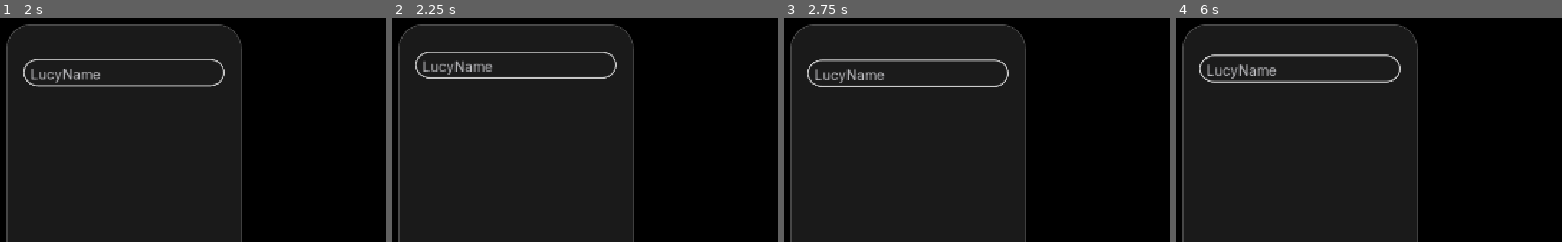
Above: before the commit, frames 1-4 (left to right).
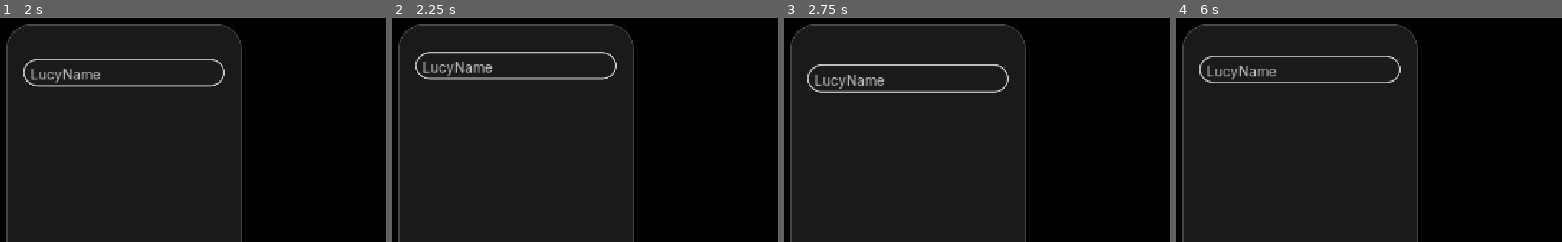
Above: after the commit, the same moments.

Repository: josephsmithberger/copy-paste-interrogate
Game: Godot game, scene res://scenes/main_window.tscn
Two runs of this game, one before a commit and one after it. Both use one fixed random seed, a clock stepped at 60 frames per second and the inputs below.
Inputs (mouse positions are % of the whole screen's width and height, from its top left):
- Up to frame 1 (2 s): click (16, 13) at 0.52 s; type "Lucy" at 0.6 s; type "Name" at 1.25 s
- Up to frame 2 (2.25 s): tap Enter at 2 s; drag from (16, 51) to (62, 28) at 2.02 s
- Up to frame 3 (2.75 s): no input
- Up to frame 4 (6 s): drag from (68, 50) to (46, 70) at 2.77 s; tap Space at 3.5, 5 s; move the mouse to (62, 28) at 3.52 s; click (62, 28) at 3.67 s; tap Enter at 4.25, 5.75 s; drag from (46, 70) to (21, 35) at 4.27 s; move the mouse to (83, 65) at 5.02 s; click (83, 65) at 5.17 s; drag from (21, 35) to (36, 25) at 5.77 s
The pictures show only the part of the screen within x 0-50%, y 0-50%; the shares and areas given below are measured in that part.

Frame 1 is identical in both runs. In frame 2, 1.4% of the frame differs, in the area x 5-59%, y 15-28%; in frame 3, 2.9%, in the area x 5-59%, y 18-34%; in frame 4, 1.5%.

Commit message:
better scroll

Diff:
--- a/scripts/ui/bouncy_scroll_container.gd
+++ b/scripts/ui/bouncy_scroll_container.gd
@@ -1,29 +1,29 @@
 extends ScrollContainer
 class_name BouncyScrollContainer
 
-## A lightweight, iMessage-inspired spring scroll that adds a subtle bounce at the edges.
-## Attach to any ScrollContainer that should feel elastic without heavy tweens.
+## iMessage-inspired elastic scroll with crisp S-curve snap and element wave.
+## Fast initial response, smooth sustain, then rapid snap-back.
 
 @export var enable_vertical: bool = true
 @export var enable_horizontal: bool = false
-@export_range(16.0, 240.0, 1.0) var max_overshoot: float = 84.0
-@export_range(0.05, 1.0, 0.01) var drag_resistance: float = 0.32
-@export_range(120.0, 1200.0, 10.0) var spring_stiffness: float = 620.0
-@export_range(12.0, 160.0, 1.0) var spring_damping: float = 46.0
-@export_range(0.0, 0.08, 0.005) var content_stretch: float = 0.032
-@export var wave_max_children: int = 5
-@export_range(0.1, 0.95, 0.05) var wave_falloff: float = 0.6
-@export_range(0.0, 0.12, 0.005) var wave_strength: float = 0.045
-@export_range(0.0, 120.0, 0.5) var snap_threshold: float = 24.0
-@export_range(0.0, 0.08, 0.005) var in_bounds_stretch: float = 0.018
-@export_range(0.0, 0.08, 0.005) var in_bounds_wave_strength: float = 0.028
-@export_range(120.0, 2400.0, 10.0) var in_bounds_velocity_reference: float = 760.0
-@export_range(0.0, 0.8, 0.05) var direction_change_boost: float = 0.35
-
-const SPEED_SMOOTHING := 16.0
-const DIRECTION_BOOST_DECAY := 3.8
-
-const WHEEL_STEP := 48.0
+@export_range(16.0, 240.0, 1.0) var max_overshoot: float = 80.0
+@export_range(0.05, 1.0, 0.01) var drag_resistance: float = 0.28
+@export_range(120.0, 1200.0, 10.0) var spring_stiffness: float = 680.0
+@export_range(12.0, 160.0, 1.0) var spring_damping: float = 52.0
+@export_range(0.0, 0.06, 0.002) var content_stretch: float = 0.022
+@export var wave_max_children: int = 6
+@export_range(0.1, 0.95, 0.05) var wave_falloff: float = 0.65
+@export_range(0.0, 0.1, 0.002) var wave_strength: float = 0.035
+@export_range(0.0, 80.0, 0.5) var snap_threshold: float = 18.0
+@export_range(0.0, 0.06, 0.002) var in_bounds_stretch: float = 0.015
+@export_range(0.0, 0.06, 0.002) var in_bounds_wave_strength: float = 0.022
+@export_range(120.0, 2400.0, 10.0) var in_bounds_velocity_reference: float = 820.0
+@export_range(0.0, 0.8, 0.05) var direction_change_boost: float = 0.4
+
+const SPEED_SMOOTHING := 18.0
+const DIRECTION_BOOST_DECAY := 4.2
+
+const WHEEL_STEP := 52.0
 
 var _content: Control
 var _content_base_scale: Vector2 = Vector2.ONE
@@ -208,26 +208,27 @@
 	var consumed := absf(clamped - prev_value) > 0.05
 	if consumed:
 		if is_vertical:
-			# Blend any lingering overscroll back toward neutral while inside bounds.
-			_overscroll_v = lerpf(_overscroll_v, 0.0, 0.45)
+			# Quick decay of overscroll when scrolling normally (Apple feels responsive).
+			_overscroll_v = lerpf(_overscroll_v, 0.0, 0.55)
 			if absf(_overscroll_v) < 0.1:
 				_overscroll_v = 0.0
 			_velocity_v = 0.0
 			_cancel_snapback(true)
 		else:
-			_overscroll_h = lerpf(_overscroll_h, 0.0, 0.45)
+			_overscroll_h = lerpf(_overscroll_h, 0.0, 0.55)
 			if absf(_overscroll_h) < 0.1:
 				_overscroll_h = 0.0
 			_velocity_h = 0.0
 			_cancel_snapback(false)
 		return true
 
-	# Edge pressure: convert drag delta into elastic offset with increasing resistance.
+	# Progressive resistance: never hard-stop, but exponentially harder to drag further.
 	var current_overscroll := _overscroll_v if is_vertical else _overscroll_h
 	var normalized := 0.0
 	if max_overshoot > 0.0:
 		normalized = absf(current_overscroll) / max_overshoot
-	var resistance := 1.0 + normalized * 2.4
+	# Quadratic resistance curve (Apple's characteristic soft wall).
+	var resistance := 1.0 + (normalized * normalized * 3.2)
 	var applied := (delta * drag_resistance) / resistance
 	var next := current_overscroll + applied
 	next = _soft_limit(next, max_overshoot)
@@ -273,17 +274,22 @@
 		_cancel_snapback(true)
 		var magnitude: float = minf(absf(value), max_overshoot)
 		var normalized: float = clampf(magnitude / max_overshoot, 0.0, 1.0)
-		var duration: float = lerpf(0.18, 0.28, normalized)
+		# Apple's S-curve: quick start, sustained middle, snap finish.
+		var duration: float = lerpf(0.24, 0.36, normalized)
 		var property := "_overscroll_v"
 		var overshoot_limit: float = maxf(snap_threshold, 0.001)
-		var overshoot_target: float = -signf(value) * minf(magnitude * 0.42, overshoot_limit)
+		# Reduced overshoot factor for tighter feel (Apple uses minimal reverse bounce).
+		var overshoot_target: float = -signf(value) * minf(magnitude * 0.32, overshoot_limit)
 		var tween := create_tween()
 		tween.set_pause_mode(Tween.TWEEN_PAUSE_PROCESS)
 		if absf(overshoot_target) > 0.01:
-			tween.tween_property(self, property, overshoot_target, maxf(duration * 0.6, 0.1)).set_trans(Tween.TRANS_SINE).set_ease(Tween.EASE_OUT)
-			tween.tween_property(self, property, 0.0, maxf(duration * 0.55, 0.1)).set_trans(Tween.TRANS_CUBIC).set_ease(Tween.EASE_IN_OUT)
+			# Fast out of gate (QUART = x⁴, sharper than SINE).
+			tween.tween_property(self, property, overshoot_target, duration * 0.5).set_trans(Tween.TRANS_QUART).set_ease(Tween.EASE_OUT)
+			# Quick snap back (EXPO for rapid finish).
+			tween.tween_property(self, property, 0.0, duration * 0.48).set_trans(Tween.TRANS_EXPO).set_ease(Tween.EASE_IN)
 		else:
-			tween.tween_property(self, property, 0.0, maxf(duration, 0.1)).set_trans(Tween.TRANS_SINE).set_ease(Tween.EASE_OUT)
+			# Single phase with CUBIC for smooth S when overshoot is negligible.
+			tween.tween_property(self, property, 0.0, duration).set_trans(Tween.TRANS_CUBIC).set_ease(Tween.EASE_IN_OUT)
 		_snap_tween_v = tween
 		_snap_active_v = true
 		_velocity_v = 0.0
@@ -298,17 +304,17 @@
 		_cancel_snapback(false)
 		var magnitude_h: float = minf(absf(value_h), max_overshoot)
 		var normalized_h: float = clampf(magnitude_h / max_overshoot, 0.0, 1.0)
-		var duration_h: float = lerpf(0.18, 0.28, normalized_h)
+		var duration_h: float = lerpf(0.24, 0.36, normalized_h)
 		var property_h := "_overscroll_h"
 		var overshoot_limit_h: float = maxf(snap_threshold, 0.001)
-		var overshoot_target_h: float = -signf(value_h) * minf(magnitude_h * 0.42, overshoot_limit_h)
+		var overshoot_target_h: float = -signf(value_h) * minf(magnitude_h * 0.32, overshoot_limit_h)
 		var tween_h := create_tween()
 		tween_h.set_pause_mode(Tween.TWEEN_PAUSE_PROCESS)
 		if absf(overshoot_target_h) > 0.01:
-			tween_h.tween_property(self, property_h, overshoot_target_h, maxf(duration_h * 0.6, 0.1)).set_trans(Tween.TRANS_SINE).set_ease(Tween.EASE_OUT)
-			tween_h.tween_property(self, property_h, 0.0, maxf(duration_h * 0.55, 0.1)).set_trans(Tween.TRANS_CUBIC).set_ease(Tween.EASE_IN_OUT)
+			tween_h.tween_property(self, property_h, overshoot_target_h, duration_h * 0.5).set_trans(Tween.TRANS_QUART).set_ease(Tween.EASE_OUT)
+			tween_h.tween_property(self, property_h, 0.0, duration_h * 0.48).set_trans(Tween.TRANS_EXPO).set_ease(Tween.EASE_IN)
 		else:
-			tween_h.tween_property(self, property_h, 0.0, maxf(duration_h, 0.1)).set_trans(Tween.TRANS_SINE).set_ease(Tween.EASE_OUT)
+			tween_h.tween_property(self, property_h, 0.0, duration_h).set_trans(Tween.TRANS_CUBIC).set_ease(Tween.EASE_IN_OUT)
 		_snap_tween_h = tween_h
 		_snap_active_h = true
 		_velocity_h = 0.0
@@ -354,7 +360,8 @@
 		direction = -signf(_smoothed_scroll_speed_v)
 	if direction == 0.0 and _last_scroll_direction_v != 0:
 		direction = -float(_last_scroll_direction_v)
-	var stretch := clampf(1.0 + (stretch_amount * direction), 0.92, 1.08)
+	# Tighter scale range for subtlety (Apple prefers understated visual feedback).
+	var stretch := clampf(1.0 + (stretch_amount * direction), 0.95, 1.05)
 	_content.pivot_offset = _content.size * 0.5
 	_content.scale = Vector2(_content_base_scale.x, _content_base_scale.y * stretch)
 
@@ -384,7 +391,8 @@
 		var base_scale: Vector2 = _child_base_scales.get(ctrl, ctrl.scale)
 		if applied < wave_max_children:
 			var fall := pow(wave_falloff, float(applied))
-			var scale_factor := clampf(1.0 + (direction * amplitude * fall), 0.92, 1.08)
+			# Tighter scale range (Apple's elements compress subtly, not dramatically).
+			var scale_factor := clampf(1.0 + (direction * amplitude * fall), 0.96, 1.04)
 			ctrl.pivot_offset = ctrl.size * 0.5
 			ctrl.scale = Vector2(base_scale.x, base_scale.y * scale_factor)
 			applied += 1
@@ -428,12 +436,14 @@
 		_last_scroll_position_v = scroll_vertical
 
 func _soft_limit(value: float, limit: float) -> float:
+	# Apple's rubber-band physics: logarithmic resistance, never a hard stop.
 	if limit <= 0.0:
 		return 0.0
 	var magnitude := absf(value)
-	var cap := limit * 0.96
+	var cap := limit * 0.98
 	if magnitude <= cap:
 		return value
 	var excess := magnitude - cap
-	var softened := cap + (excess / (1.0 + excess))
+	# More aggressive softening curve for tighter feel.
+	var softened := cap + (excess / (1.0 + excess * 1.4))
 	return signf(value) * minf(softened, limit)
